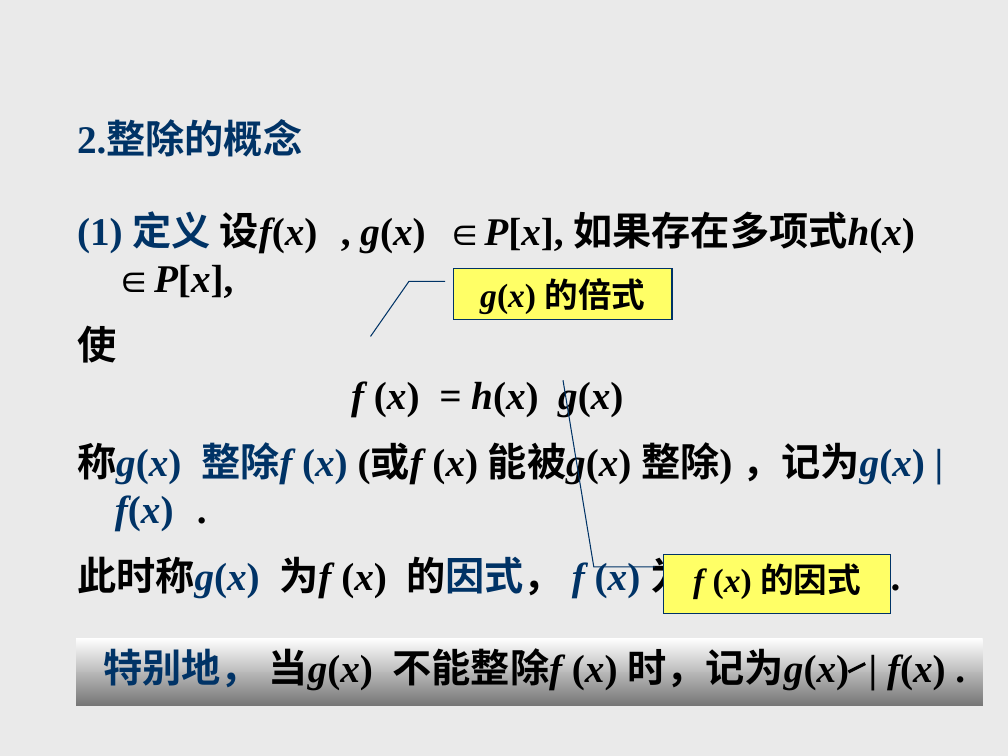
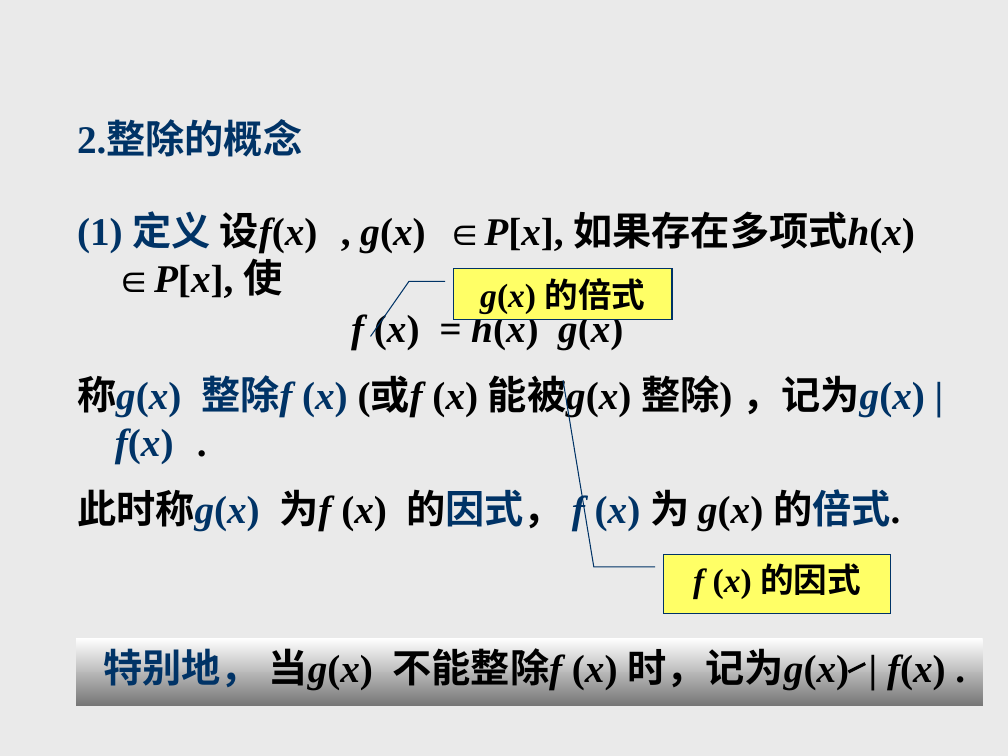
Before and after one commit to zhangbiaomath/zhangbiaomath.github.io, a slide deck: slide 22 of teaching/高等代数/课件/第1章-多项式.pptx. Drawn at 1008x756 pixels with LibreOffice and Linux fonts; fonts in the diff are those of the drawing; background and template pictures are left out. Boxes give left, top, right and bottom in pixels: in the first picture for what was removed or moved away, otherwise in the second. Text is boxed around its words. In the diff, an @@ line names an element or a change of style, - is before the commit and + after.

```diff
--- a/teaching/高等代数/课件/第1章-多项式.pptx
+++ b/teaching/高等代数/课件/第1章-多项式.pptx
@@ text at (x1=77, y1=211, x2=914, y2=298): text changed @@
-(1) 定义 设f(x) , g(x) ∈P[x], 如果存在多项式h(x) ∈P[x],
-使
+(1) 定义 设f(x) , g(x) ∈P[x], 如果存在多项式h(x) ∈P[x], 使
```
Also in this commit, not shown: 2 other slides changed, 1 other file.
